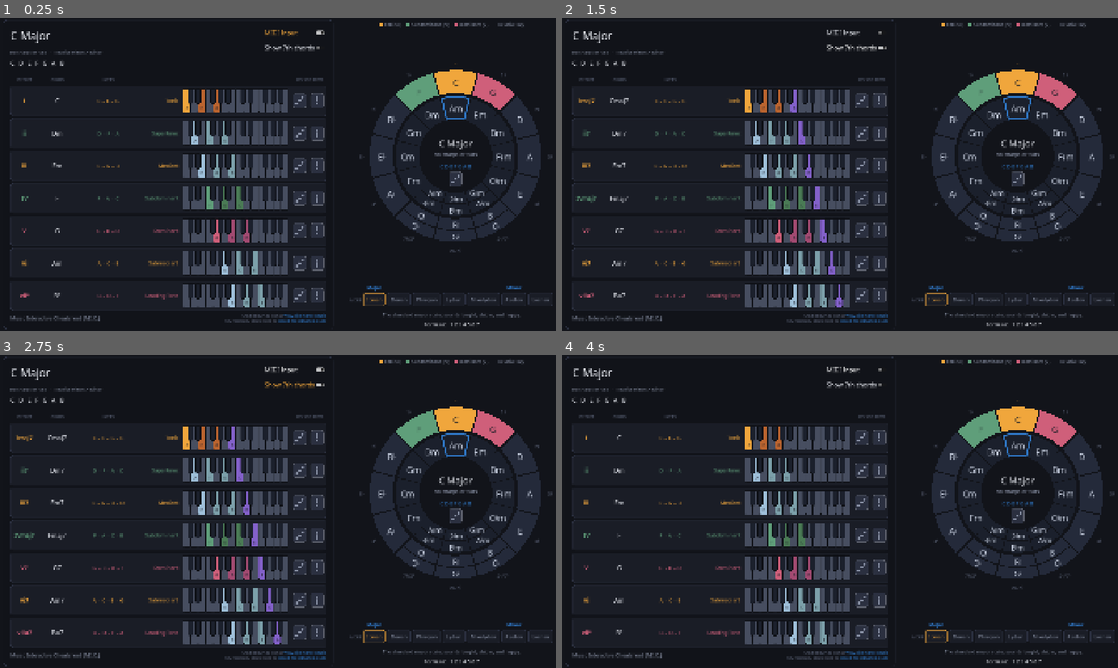
Above: before the commit, frames 1-4 (two rows, left to right).
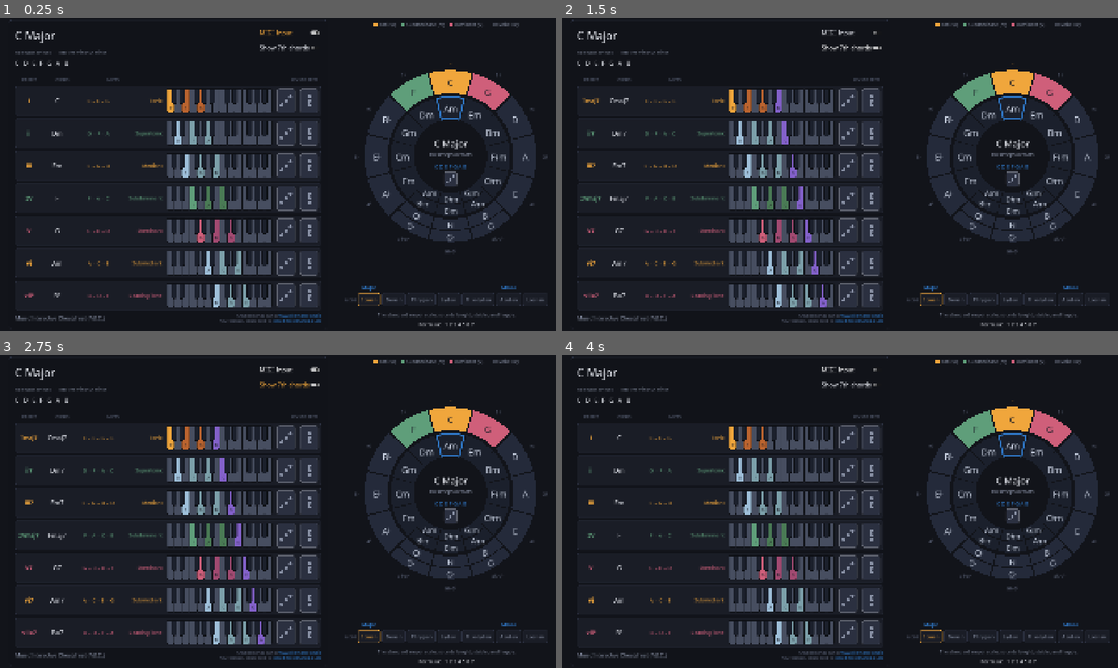
Above: after the commit, the same moments.

Repository: Square-Atom/mic
Game: Godot game, scene res://scenes/main.tscn
Two runs of this game, one before a commit and one after it. Both use one fixed random seed, a clock stepped at 60 frames per second and the inputs below.
Inputs:
- Up to frame 1 (0.25 s): no input
- Up to frame 2 (1.5 s): click "MIDI Input" at 0.5 s; click "Show 7th chords" at 1.25 s
- Up to frame 3 (2.75 s): click "MIDI Input" at 2 s
- Up to frame 4 (4 s): click "Show 7th chords" at 2.75 s; click "MIDI Input" at 3.5 s

The runs differ from the first frame. In frame 1, 14% of the frame differs, in the area x 0-100%, y 0-100%; in frame 2, 14%; in frame 3, 14%; in frame 4, 14%.

Commit message:
Give the play buttons the height of the keys they sit beside
The buttons now match the keyboard's key_height of 84, so a row reads as
one band rather than two short buttons floating beside tall keys, and the
target is a finger's worth in both directions.

The width came out of the table rather than out of the keyboard. Measured
across every key, mode and seventh, the widest a column ever holds is 80px
for a chord symbol and 155px for a note list, against minimums of 120 and
200 - so those columns were carrying 85px of air between them. They are
88 and 164 now, with the degree name trimmed to 122. The Roman column
stays at 76: VIImaj7 needs 73 of it, so there is nothing there to take.

The glyph is now drawn as a fraction of the button instead of at a fixed
size. Three dots sized for a 45px button would have read as a small mark
adrift in an 84px one, and this way the next size change needs no numbers
touched.

Row minimum drops from 1092 to 1058 and the panel to 1106, so the portrait
base goes back to 1180x2100 - a slightly larger interface on a phone as a
side effect of tightening the columns.

Co-Authored-By: Claude Opus 5 <noreply@anthropic.com>

Diff:
--- a/scenes/chord_row.tscn
+++ b/scenes/chord_row.tscn
@@ -24,7 +24,7 @@
 
 [node name="ChordName" type="Label" parent="HBox"]
 unique_name_in_owner = true
-custom_minimum_size = Vector2(120, 0)
+custom_minimum_size = Vector2(88, 0)
 layout_mode = 2
 theme_override_font_sizes/font_size = 22
 text = "C"
@@ -33,7 +33,7 @@
 
 [node name="NoteNames" type="Label" parent="HBox"]
 unique_name_in_owner = true
-custom_minimum_size = Vector2(200, 0)
+custom_minimum_size = Vector2(164, 0)
 layout_mode = 2
 theme_override_font_sizes/font_size = 19
 text = "C – E – G"
@@ -42,7 +42,7 @@
 
 [node name="DegreeName" type="Label" parent="HBox"]
 unique_name_in_owner = true
-custom_minimum_size = Vector2(126, 0)
+custom_minimum_size = Vector2(122, 0)
 layout_mode = 2
 size_flags_horizontal = 3
 theme_override_font_sizes/font_size = 18
@@ -59,7 +59,7 @@
 
 [node name="PlayInOrder" type="Control" parent="HBox"]
 unique_name_in_owner = true
-custom_minimum_size = Vector2(45, 51)
+custom_minimum_size = Vector2(64, 84)
 layout_mode = 2
 size_flags_vertical = 4
 tooltip_text = "Play root, third and fifth in order"
@@ -68,7 +68,7 @@
 
 [node name="PlayTogether" type="Control" parent="HBox"]
 unique_name_in_owner = true
-custom_minimum_size = Vector2(45, 51)
+custom_minimum_size = Vector2(64, 84)
 layout_mode = 2
 size_flags_vertical = 4
 tooltip_text = "Play all notes at once"
--- a/scripts/ui/main_layout.gd
+++ b/scripts/ui/main_layout.gd
@@ -16,13 +16,13 @@
 ## The design size each orientation is scaled against. Landscape matches the
 ## project's own viewport setting.
 ##
-## Portrait's width is dictated rather than chosen: one ChordRow measures 1092px
-## across and the panel 1140, so anything narrower would clip the rows instead
+## Portrait's width is dictated rather than chosen: one ChordRow measures 1058px
+## across and the panel 1106, so anything narrower would clip the rows instead
 ## of shrinking them. Allow for the 28px margins either side and the base has
-## to clear 1196. That leaves the interface small on a phone, which is the cost
+## to clear 1162. That leaves the interface small on a phone, which is the cost
 ## of keeping the row as it is; the row has to get narrower before this can.
 const LANDSCAPE_BASE := Vector2i(1920, 1080)
-const PORTRAIT_BASE := Vector2i(1220, 2170)
+const PORTRAIT_BASE := Vector2i(1180, 2100)
 
 ## The smallest the stacked circle may be squeezed to. Its own contents need
 ## 440px, so below this the wedges would start clipping rather than shrinking.
--- a/scripts/ui/play_button.gd
+++ b/scripts/ui/play_button.gd
@@ -17,9 +17,14 @@
 }
 
 const DOT_COUNT := 3
-const DOT_RADIUS := 3.9
-const DOT_SPACING := 10.5
-const CORNER_RADIUS := 7
+
+## The glyph is a fraction of the button rather than a fixed size, so a button
+## sized for a fingertip gets a mark to match instead of a small one adrift in
+## a large box. Measured against the shorter side, which is what constrains the
+## stacked arrangement.
+const DOT_SPACING_RATIO := 0.233
+const DOT_RADIUS_RATIO := 0.087
+const CORNER_RATIO := 0.11
 
 @export var mode: Mode = Mode.SEQUENCE:
 	set(value):
@@ -35,7 +40,6 @@
 	mouse_filter = Control.MOUSE_FILTER_STOP
 	mouse_default_cursor_shape = Control.CURSOR_POINTING_HAND
 	_style = StyleBoxFlat.new()
-	_style.set_corner_radius_all(CORNER_RADIUS)
 	_style.set_border_width_all(1)
 	mouse_entered.connect(_on_mouse_entered)
 	mouse_exited.connect(_on_mouse_exited)
@@ -73,14 +77,21 @@
 func _draw() -> void:
 	if _style == null:
 		return
+	var span := minf(size.x, size.y)
+	# The corner follows the button too, so a taller target does not end up
+	# looking like a rectangle with the old button's corners stuck on it.
+	_style.set_corner_radius_all(int(roundf(span * CORNER_RATIO)))
 	_style.bg_color = Palette.PANEL_EDGE.lightened(0.16 if _held else (0.08 if _hovered else 0.0))
 	_style.border_color = Palette.PANEL_EDGE.lightened(0.25)
 	draw_style_box(_style, Rect2(Vector2.ZERO, size))
 
 	var centre := size * 0.5
+	var spacing := span * DOT_SPACING_RATIO
+	var radius := span * DOT_RADIUS_RATIO
 	var ink := Palette.TEXT if _hovered or _held else Palette.TEXT_DIM
 	for i in DOT_COUNT:
 		var step := float(i) - (DOT_COUNT - 1) * 0.5
-		var offset := Vector2(step * DOT_SPACING, -step * DOT_SPACING) if mode == Mode.SEQUENCE \
-				else Vector2(0.0, step * DOT_SPACING)
-		draw_circle(centre + offset, DOT_RADIUS, ink, true, -1.0, true)
+		var offset := Vector2(0.0, step * spacing)
+		if mode == Mode.SEQUENCE:
+			offset = Vector2(step * spacing, -step * spacing)
+		draw_circle(centre + offset, radius, ink, true, -1.0, true)
